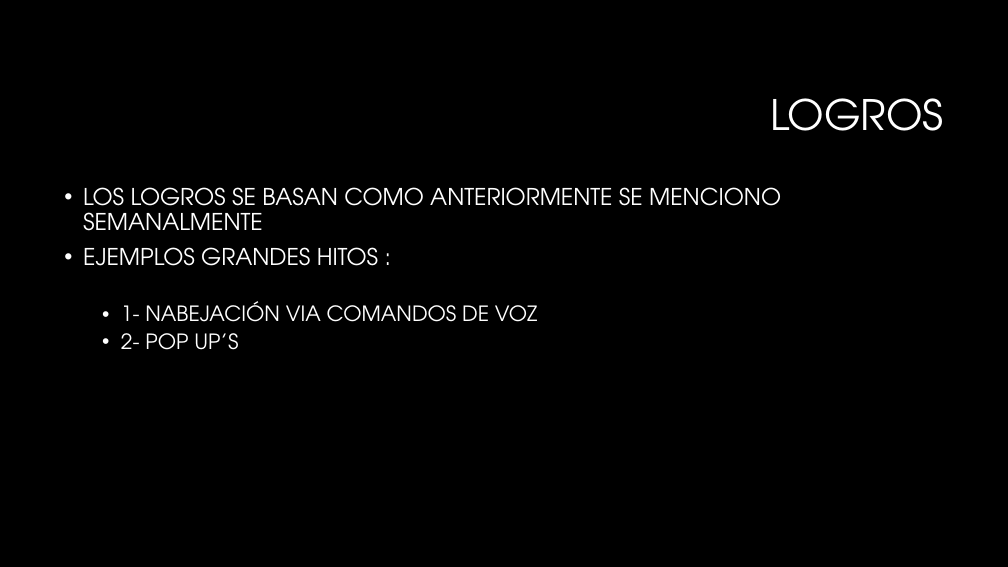
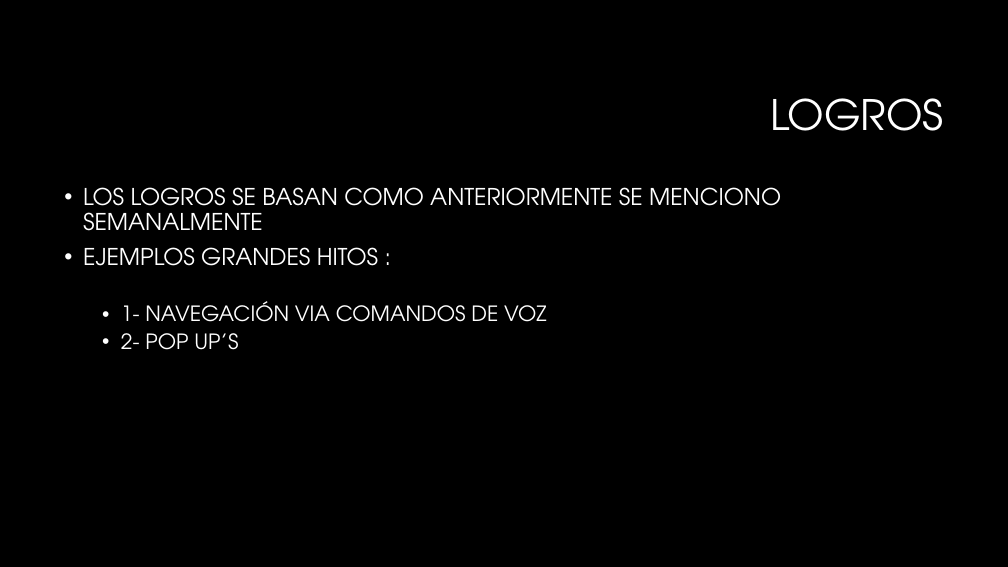
Before and after one commit to FelipeMunhoz18/FelipeMunhoz18-Bravo-Vargas-Munoz-Docs, a slide deck: slide 4 of Evidencias del Proyecto/Estado actual de la plicación.pptx. Drawn at 1008x567 pixels with LibreOffice and Linux fonts; fonts in the diff are those of the drawing; background and template pictures are left out. Boxes give left, top, right and bottom in pixels: in the first picture for what was removed or moved away, otherwise in the second. Text is boxed around its words. In the diff, an @@ line names an element or a change of style, - is before the commit and + after.

Commit message:
error ortografico
Se corrigió error ortográfico

```diff
--- a/Evidencias del Proyecto/Estado actual de la plicación.pptx
+++ b/Evidencias del Proyecto/Estado actual de la plicación.pptx
@@ text at (x1=121, y1=301, x2=546, y2=322): text changed @@
-  • 1- NABEJACIÓN VIA COMANDOS DE VOZ
+  • 1- NAVEGACIÓN VIA COMANDOS DE VOZ
```
